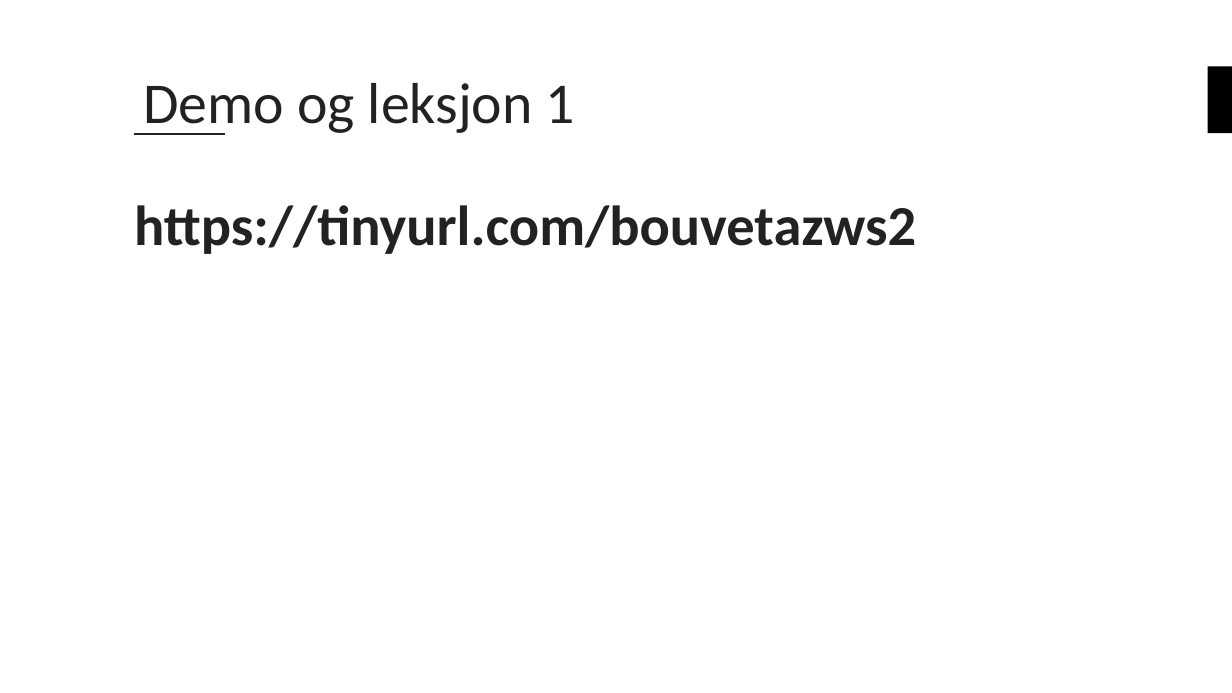
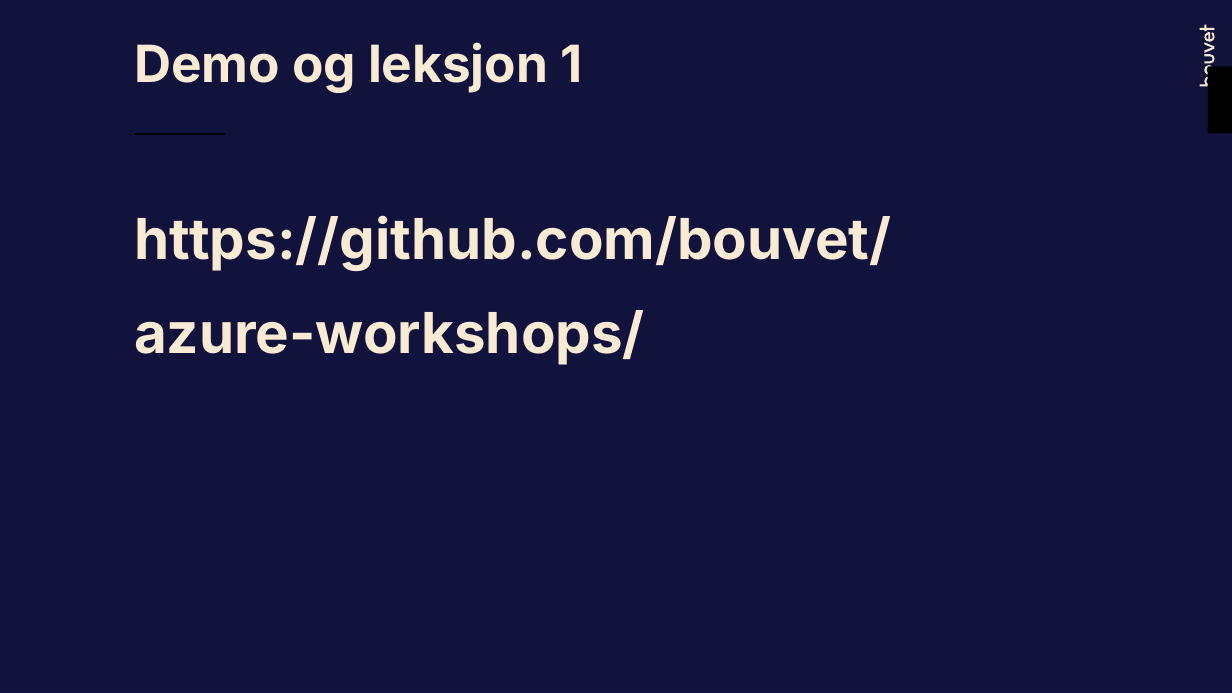
Before and after one commit to bouvet/azure-workshops, a slide deck: slide 14 of Workshop_2/Presentasjon/Azureskolen-Workshop#2.pptx. Drawn at 1232x693 pixels with LibreOffice and Linux fonts; fonts in the diff are those of the drawing; background and template pictures are left out. Boxes give left, top, right and bottom in pixels: in the first picture for what was removed or moved away, otherwise in the second. Text is boxed around its words. In the diff, an @@ line names an element or a change of style, - is before the commit and + after.

```diff
--- a/Workshop_2/Presentasjon/Azureskolen-Workshop#2.pptx
+++ b/Workshop_2/Presentasjon/Azureskolen-Workshop#2.pptx
@@ background #FFFFFF to #11133C @@
@@ freeform shape added at (1200,25,1215,87), fill #F9EAD3 @@
@@ title "Demo og leksjon 1" at (134,42,582,93): size 45 to 40 pt, font Calibri to Inter, text colour #222222 to #F9EAD3, bold on; vertical alignment middle to top @@
@@ freeform shape added at (1205,31,1215,42), fill #F9EAD3 @@
@@ freeform shape added at (1207,36,1207,37), fill #11133C at 55% opacity @@
@@ line (134, 134) - (226, 134): stroke #222222 2 pt to #000000 2 pt @@
@@ text at (134,215,892,365): text changed; font Calibri to Inter; text colour #222222 to #F9EAD3 @@
-https://tinyurl.com/bouvetazws2
+https://github.com/bouvet/
+azure-workshops/
```
Also in this commit, not shown: 22 other slides changed, 3 slides added, 2 slides removed.
